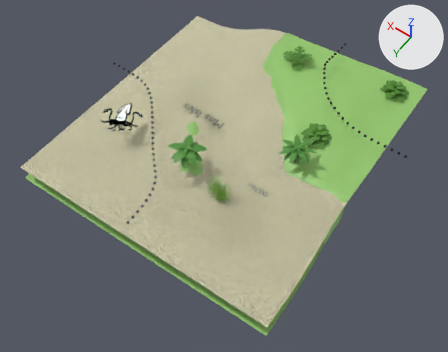
The Blender file blender/cards/0036c.blend as it was, and as the next commit left it.
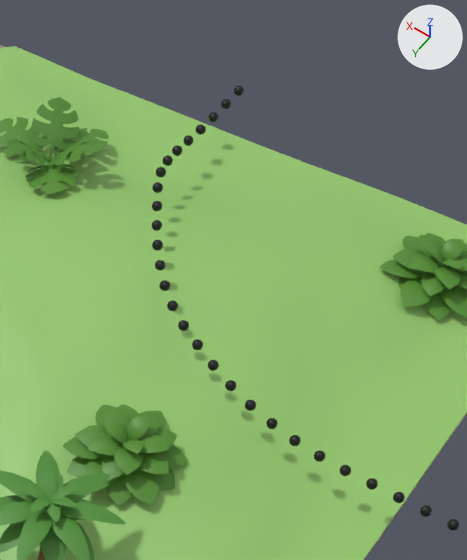
The first picture shows the older version from a 50 mm lens placed at (-18.3, 25.9, 34.2), pointed at (-2.4, 3.6, -0.8). The close-ups show both versions on the part from 64% to 90% of the width and 6% to 46% of the height of that picture; other places that the commit changed are outside them. The lights are fixed; the arrows at upper right show +X, +Y and +Z.

The first close-up shows 'Grass', 'Land Path Plane', 'Leafy Bush', 'Leafy Bush.001', 'Monstera', 'Monstera Low', 'Palm Tree 7'.
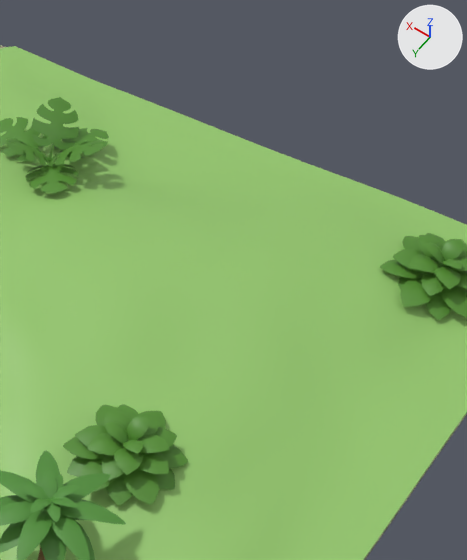
ob_land_bezier_curve is not drawn itself; it is used by a modifier of ob_land_path_plane.

Location of each change, [x1, y1, x2, y2] in pixels of the close-ups (467 x 560 px):
'Land Path Plane', reshaped, modifiers changed (not visible afterwards)
    before: [152, 86, 459, 530]

What the commit changed:
Object 'Land Bezier Curve' (ob_land_bezier_curve) is deleted.
Object 'Land Path Plane' (ob_land_path_plane) has a ARRAY modifier named 'Array'.
On modifier 'Array' of object 'Land Path Plane' (ob_land_path_plane), count goes from 29 to 30.
Modifier setting: curve = ob_water_path_bezier_curve.
Object 'Land Path Plane' (ob_land_path_plane) has a ARRAY modifier named 'Array'.
Modifier setting: relative_offset_displace = (0.0, 0.0, 1.0).
Object 'Land Path Plane' (ob_land_path_plane) has a CURVE modifier named 'Curve'.
On modifier 'Curve' of object 'Land Path Plane' (ob_land_path_plane), object goes from ob_land_bezier_curve to ob_water_path_bezier_curve.
